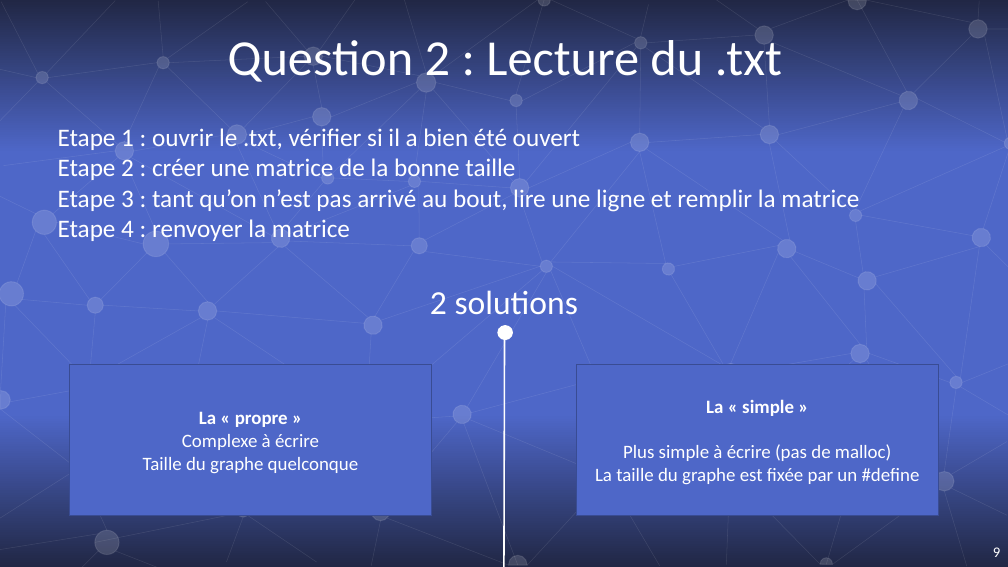
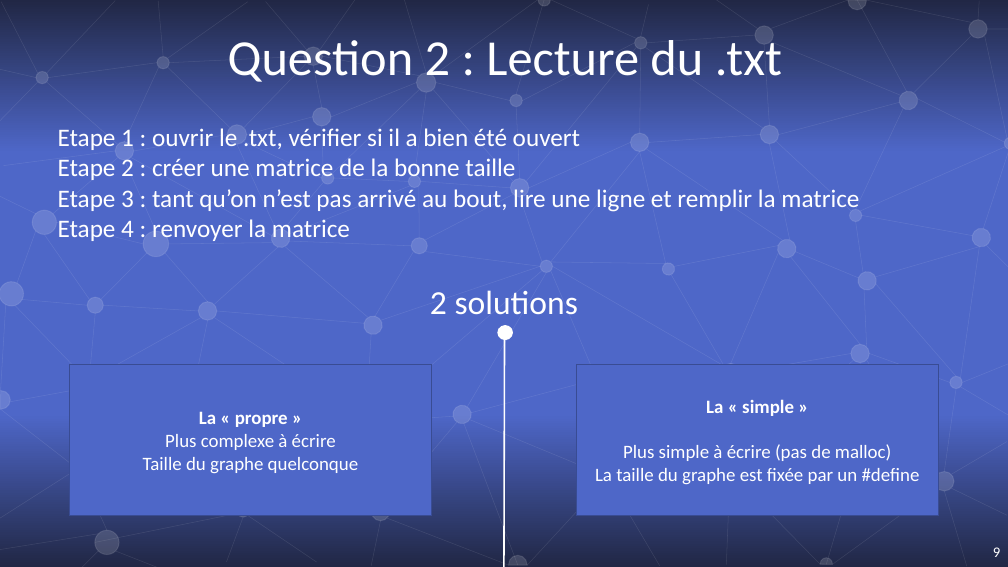
Before and after one commit to kez97460/C-things, a slide deck: slide 9 of formation algo prog 2/Algo prog 2.pptx. Drawn at 1008x567 pixels with LibreOffice and Linux fonts; fonts in the diff are those of the drawing. Boxes give left, top, right and bottom in pixels: in the first picture for what was removed or moved away, otherwise in the second. Text is boxed around its words. In the diff, an @@ line names an element or a change of style, - is before the commit and + after.

Commit message:
màj ppt

```diff
--- a/formation algo prog 2/Algo prog 2.pptx
+++ b/formation algo prog 2/Algo prog 2.pptx
@@ text in rectangle at bbox=[165, 434, 336, 450]: text changed @@
-Complexe à écrire
+Plus complexe à écrire
```
Also in this commit, not shown: 3 other slides changed, 1 slide added.
